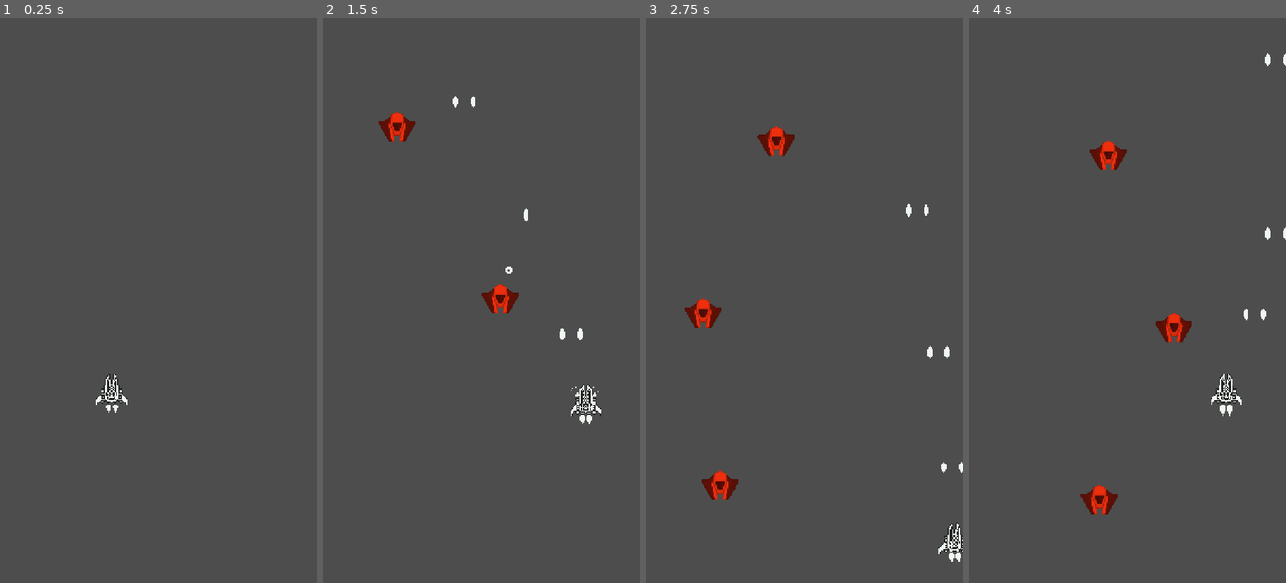
Above: before the commit, frames 1-4 (left to right).
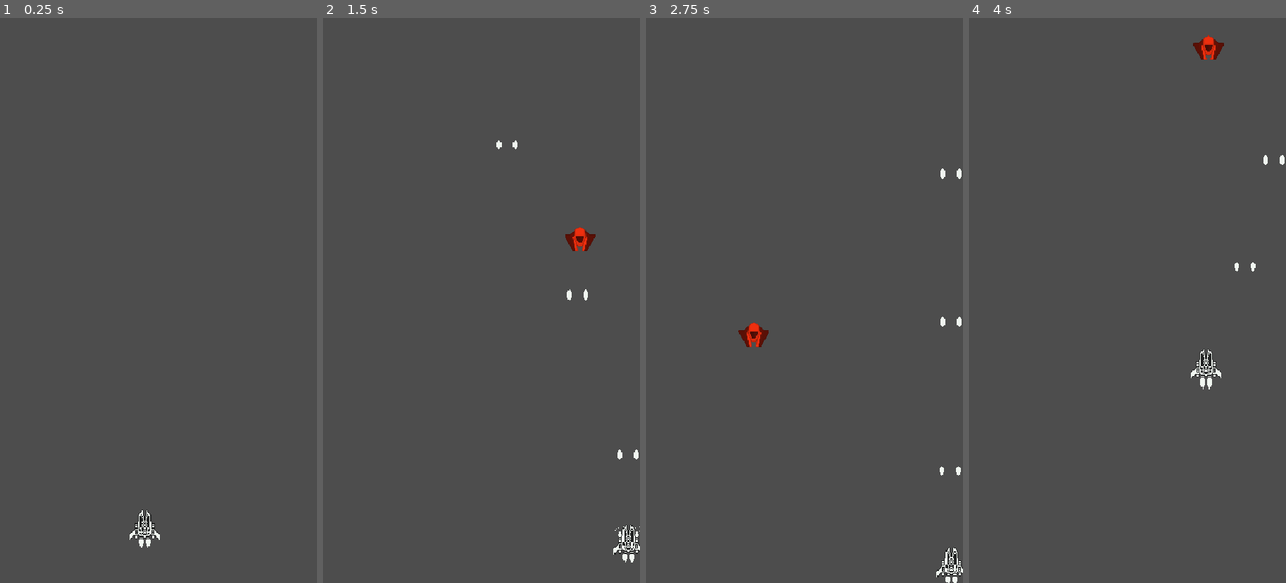
Above: after the commit, the same moments.

Repository: rnakkas/GodotSandbox
Game: Godot game, scene res://ShmupSandbox/Main/Scenes/main.tscn
The game is run twice, just before and just after one commit, with the same random seed, the same clock (stepped at 60 frames per second) and the same inputs.
Inputs (mouse positions are in pixels of both pictures, inside the frame that each line leads up to):
- Up to frame 1 (0.25 s): no input
- Up to frame 2 (1.5 s): tap Enter at 0.5 s; move the mouse to (551, 272) at 0.52 s; press the mouse at (551, 272) at 0.53 s; hold D (move_right) 0.53-1.28 s; move the mouse to (418, 328) at 1.27 s; release the mouse at (418, 328) at 1.28 s; hold S (move_down) from 1.28 s (still down); click (418, 328) at 1.35 s
- Up to frame 3 (2.75 s): move the mouse to (836, 176) at 2.02 s; release S (move_down) at 2.03 s; press the mouse at (836, 176) at 2.03 s; hold D (move_right) from 2.03 s (still down)
- Up to frame 4 (4 s): move the mouse to (1111, 413) at 2.77 s; release D (move_right) at 2.78 s; release the mouse at (1111, 413) at 2.78 s; hold W (move_up) 2.78-3.53 s; click (1111, 413) at 2.85 s; move the mouse to (1222, 385) at 3.52 s; press the mouse at (1222, 385) at 3.53 s; hold A (move_left) from 3.53 s (still down)

The runs differ from the first frame. In frame 1, 0.7% of the frame differs, in the area x 30-51%, y 63-94%; in frame 2, 2.0%; in frame 3, 2.2%; in frame 4, 2.3%, in the area x 35-100%, y 3-88%.

Commit message:
started adding main menu

Diff:
--- a/ShmupSandbox/Enemies/Scenes/rebel_fighter.tscn
+++ b/ShmupSandbox/Enemies/Scenes/rebel_fighter.tscn
@@ -5,7 +5,7 @@
 [ext_resource type="Texture2D" uid="uid://0uiw6fd5nr31" path="res://ShmupSandbox/Assets/Player/spaceship-001-spritesheet-001.png" id="2_77s1a"]
 
 [sub_resource type="CircleShape2D" id="CircleShape2D_flo0d"]
-radius = 37.3363
+radius = 23.0
 
 [sub_resource type="AtlasTexture" id="AtlasTexture_mqof1"]
 atlas = ExtResource("2_77s1a")
@@ -79,7 +79,7 @@
 collision_layer = 8
 collision_mask = 3
 script = ExtResource("1_to7fy")
-hp = 2
+hp = 1
 speed = 350.0
 
 [node name="collider" type="CollisionShape2D" parent="."]
@@ -88,9 +88,9 @@
 
 [node name="body" type="AnimatedSprite2D" parent="."]
 modulate = Color(0.941176, 0.988235, 0, 1)
-scale = Vector2(0.8, 0.8)
+scale = Vector2(0.5, 0.5)
 sprite_frames = SubResource("SpriteFrames_77s1a")
-animation = &"death"
+animation = &"idle"
 autoplay = "idle"
 
 [node name="VisibleOnScreenNotifier2D" type="VisibleOnScreenNotifier2D" parent="."]
--- a/ShmupSandbox/Enemies/Scenes/rebel_interceptor.tscn
+++ b/ShmupSandbox/Enemies/Scenes/rebel_interceptor.tscn
@@ -5,7 +5,7 @@
 [ext_resource type="Texture2D" uid="uid://0uiw6fd5nr31" path="res://ShmupSandbox/Assets/Player/spaceship-001-spritesheet-001.png" id="2_inete"]
 
 [sub_resource type="CircleShape2D" id="CircleShape2D_i7l64"]
-radius = 37.34
+radius = 24.0208
 
 [sub_resource type="AtlasTexture" id="AtlasTexture_mqof1"]
 atlas = ExtResource("2_inete")
@@ -79,15 +79,16 @@
 collision_layer = 8
 collision_mask = 3
 script = ExtResource("1_i7l64")
-hp = 2
+hp = 1
 speed = 650.0
 
 [node name="collider" type="CollisionShape2D" parent="."]
 shape = SubResource("CircleShape2D_i7l64")
+debug_color = Color(0.817086, 0.404717, 0.059545, 0.42)
 
 [node name="body" type="AnimatedSprite2D" parent="."]
 modulate = Color(1, 0.196078, 0.0588235, 1)
-scale = Vector2(0.8, 0.8)
+scale = Vector2(0.5, 0.5)
 sprite_frames = SubResource("SpriteFrames_doy78")
 animation = &"idle"
 autoplay = "idle"
--- a/ShmupSandbox/Main/Scenes/enemy_spawner.tscn
+++ b/ShmupSandbox/Main/Scenes/enemy_spawner.tscn
@@ -7,7 +7,6 @@
 sp_tolerance = 20.0
 
 [node name="enemy_spawn_timer" type="Timer" parent="."]
-wait_time = 0.6
 autostart = true
 
 [connection signal="timeout" from="enemy_spawn_timer" to="." method="_on_enemy_spawn_timer_timeout"]
--- a/ShmupSandbox/Main/Scenes/game.tscn
+++ b/ShmupSandbox/Main/Scenes/game.tscn
@@ -14,13 +14,13 @@
 
 [node name="PlayerShip" parent="." instance=ExtResource("1_cxqyk")]
 unique_name_in_owner = true
-position = Vector2(253, 858)
+position = Vector2(246, 877)
 
 [node name="Camera2D" type="Camera2D" parent="PlayerShip"]
 limit_left = 0
 limit_top = 0
-limit_right = 720
-limit_bottom = 1280
+limit_right = 540
+limit_bottom = 960
 
 [node name="PlayerProjectiles" type="Node2D" parent="."]
 
--- a/ShmupSandbox/Main/Scenes/main.tscn
+++ b/ShmupSandbox/Main/Scenes/main.tscn
@@ -6,4 +6,6 @@
 [node name="Main" type="Node2D"]
 script = ExtResource("1_aucld")
 
+[node name="UI" type="CanvasLayer" parent="."]
+
 [node name="Game" parent="." instance=ExtResource("1_c17wt")]
--- a/ShmupSandbox/Main/Scripts/enemy_spawner.gd
+++ b/ShmupSandbox/Main/Scripts/enemy_spawner.gd
@@ -21,15 +21,17 @@
 
 func spawn_enemy() -> void:
 	var enemy : Area2D = enemy_scenes.pick_random().instantiate()
-	var sp : Vector2 = _get_spawn_point()
+	var sp : Vector2 = _generate_spawn_point()
 	enemy.global_position = sp
 
 	add_enemy_to_game.emit(enemy)
 
-func _get_spawn_point() -> Vector2:
-	var too_close = true
+func _generate_spawn_point() -> Vector2:
+	var too_close : bool = true
 	var sp_x : float
 
+	## Check that the spawn point is not too close to the last 5 spawn points
+	##	to prevent enemies overlapping as much as possible
 	while too_close:
 		sp_x = randf_range(0 + sp_tolerance, viewport_size.x - sp_tolerance)
 		too_close = false
@@ -43,38 +45,7 @@
 	if prev_sp_list.size() > 5:
 		prev_sp_list.remove_at(0)
 
-
-	#print(prev_sp_list.size())
-	#print(prev_sp_list)
-	#
-	#for i:int in range(prev_sp_list.size() - 1):
-		#if abs(sp_x - prev_sp_list[i]) <= sp_tolerance:
-			#sp_x = randf_range(0 + sp_tolerance, viewport_size.x - sp_tolerance)
-			#_populate_prev_sp_list(sp_x)
-			#break
-
-
-	#prev_sp = sp_x
-	#
-	### When new sp is on the right of previous sp
-	#if sp_x <= prev_sp + sp_tolerance:
-		#sp_x = sp_x + sp_tolerance
-		### Stay within screen bounds
-		#if sp_x >= viewport_size.x:
-			#sp_x = viewport_size.x - sp_tolerance
-	### When new sp is on left of previous sp
-	#elif sp_x >= prev_sp - sp_tolerance:
-		#sp_x = sp_x - sp_tolerance
-		### Stay within screen bounds
-		#if sp_x <= 0:
-			#sp_x = sp_tolerance
-
 	return Vector2(sp_x, sp_y)
-
-func _populate_prev_sp_list(sp_x : float) -> void:
-	if prev_sp_list.size() >= 3:
-		prev_sp_list.pop_front()
-	prev_sp_list.append(sp_x)
 
 ## Spawn enemies on timeout
 func _on_enemy_spawn_timer_timeout() -> void:
--- a/ShmupSandbox/Player/Scenes/player_bullet.tscn
+++ b/ShmupSandbox/Player/Scenes/player_bullet.tscn
@@ -90,8 +90,8 @@
 }]
 
 [sub_resource type="CapsuleShape2D" id="CapsuleShape2D_whoyt"]
-radius = 6.5
-height = 32.0
+radius = 4.5
+height = 20.0
 
 [node name="player_bullet" type="Area2D"]
 collision_layer = 2
@@ -100,9 +100,9 @@
 speed = 950.0
 
 [node name="bullet_sprite" type="AnimatedSprite2D" parent="."]
-scale = Vector2(2.5, 2.5)
+scale = Vector2(1.6, 1.6)
 sprite_frames = SubResource("SpriteFrames_eymk2")
-animation = &"hit"
+animation = &"fly"
 autoplay = "fly"
 
 [node name="bullet_collider" type="CollisionShape2D" parent="."]
--- a/ShmupSandbox/Player/Scenes/player_ship.tscn
+++ b/ShmupSandbox/Player/Scenes/player_ship.tscn
@@ -240,7 +240,7 @@
 unique_name_in_owner = true
 z_index = 1
 position = Vector2(0, -13)
-scale = Vector2(2.2, 2.2)
+scale = Vector2(1.6, 1.6)
 sprite_frames = SubResource("SpriteFrames_20w05")
 animation = &"idle"
 
@@ -249,7 +249,7 @@
 position = Vector2(-4, 18.9091)
 scale = Vector2(1.1, 1.1)
 sprite_frames = SubResource("SpriteFrames_ekk4r")
-animation = &"death"
+animation = &"idle"
 
 [node name="ThrusterR" type="AnimatedSprite2D" parent="Body"]
 unique_name_in_owner = true
@@ -260,13 +260,13 @@
 
 [node name="MuzzleL" type="Marker2D" parent="."]
 unique_name_in_owner = true
-position = Vector2(-20, -33)
+position = Vector2(-14, -27)
 
 [node name="MuzzleFlashL" type="AnimatedSprite2D" parent="MuzzleL"]
 unique_name_in_owner = true
-scale = Vector2(2.3, 2.3)
+scale = Vector2(1.6, 1.6)
 sprite_frames = SubResource("SpriteFrames_45j1j")
-animation = &"idle"
+animation = &"shoot"
 autoplay = "idle"
 
 [node name="Collider" type="CollisionShape2D" parent="."]
@@ -276,19 +276,19 @@
 
 [node name="MuzzleR" type="Marker2D" parent="."]
 unique_name_in_owner = true
-position = Vector2(20, -33)
+position = Vector2(14, -27)
 
 [node name="MuzzleFlashR" type="AnimatedSprite2D" parent="MuzzleR"]
 unique_name_in_owner = true
-scale = Vector2(2.3, 2.3)
+scale = Vector2(1.6, 1.6)
 sprite_frames = SubResource("SpriteFrames_ia6lr")
-animation = &"idle"
+animation = &"shoot"
 autoplay = "idle"
 
 [node name="hurtbox" type="Area2D" parent="."]
 collision_mask = 24
 
 [node name="CollisionPolygon2D" type="CollisionPolygon2D" parent="hurtbox"]
-polygon = PackedVector2Array(-35, 4, -23, -9, -23, -22, -18, -22, -15, -41, -5, -52, 6, -52, 14, -41, 18, -21, 23, -21, 23, -8, 35, 4, 35, 17, -35, 17)
+polygon = PackedVector2Array(-16, -5, -11, -17, -7, -17, -7, -19, -7, -26, -3, -31, 2, -31, 7, -26, 7, -19, 8, -17, 11, -17, 16, -5, 16, 1, -16, 1)
 
 [connection signal="area_entered" from="hurtbox" to="." method="_on_hurtbox_area_entered"]
--- /dev/null
+++ b/ShmupSandbox/UI/Scenes/main_menu.tscn
@@ -0,0 +1,90 @@
+[gd_scene load_steps=4 format=3 uid="uid://dw1uu0vpx6e46"]
+
+[ext_resource type="Script" uid="uid://cv1tb3kosvc8x" path="res://ShmupSandbox/UI/Scripts/parallax_background.gd" id="1_70k6g"]
+[ext_resource type="Texture2D" uid="uid://db1kvoxnhwk4t" path="res://ShmupSandbox/Assets/ParallaxBackgrounds/black.png" id="1_n1a8v"]
+[ext_resource type="FontFile" uid="uid://biycie4kaffui" path="res://ShmupSandbox/Assets/Fonts/SPLCF.ttf" id="3_v14c2"]
+
+[node name="main_menu" type="Control"]
+layout_mode = 3
+anchors_preset = 15
+anchor_right = 1.0
+anchor_bottom = 1.0
+grow_horizontal = 2
+grow_vertical = 2
+
+[node name="ParallaxBackground" type="ParallaxBackground" parent="."]
+script = ExtResource("1_70k6g")
+scroll_speed = 150.0
+
+[node name="ParallaxLayer" type="ParallaxLayer" parent="ParallaxBackground"]
+motion_scale = Vector2(0, 0.5)
+motion_mirroring = Vector2(0, 960)
+
+[node name="Sprite2D" type="Sprite2D" parent="ParallaxBackground/ParallaxLayer"]
+position = Vector2(271.5, 478.5)
+scale = Vector2(2.10547, 3.76172)
+texture = ExtResource("1_n1a8v")
+
+[node name="MarginContainer" type="MarginContainer" parent="."]
+layout_mode = 1
+anchors_preset = 15
+anchor_right = 1.0
+anchor_bottom = 1.0
+grow_horizontal = 2
+grow_vertical = 2
+theme_override_constants/margin_left = 50
+theme_override_constants/margin_top = 50
+theme_override_constants/margin_right = 50
+theme_override_constants/margin_bottom = 50
+
+[node name="VBoxContainer" type="VBoxContainer" parent="MarginContainer"]
+layout_mode = 2
+theme_override_constants/separation = 70
+
+[node name="separator" type="Control" parent="MarginContainer/VBoxContainer"]
+layout_mode = 2
+
+[node name="separator3" type="Control" parent="MarginContainer/VBoxContainer"]
+layout_mode = 2
+
+[node name="Title" type="Label" parent="MarginContainer/VBoxContainer"]
+layout_mode = 2
+theme_override_colors/font_color = Color(0.941176, 0.964706, 0.941176, 1)
+theme_override_fonts/font = ExtResource("3_v14c2")
+theme_override_font_sizes/font_size = 116
+text = "GAME TITLE"
+horizontal_alignment = 1
+
+[node name="Button" type="Button" parent="MarginContainer/VBoxContainer"]
+layout_mode = 2
+size_flags_horizontal = 4
+theme_override_fonts/font = ExtResource("3_v14c2")
+theme_override_font_sizes/font_size = 70
+text = "PLAY"
+flat = true
+
+[node name="Button2" type="Button" parent="MarginContainer/VBoxContainer"]
+layout_mode = 2
+size_flags_horizontal = 4
+size_flags_vertical = 4
+theme_override_fonts/font = ExtResource("3_v14c2")
+theme_override_font_sizes/font_size = 70
+text = "Options"
+flat = true
+
+[node name="Button3" type="Button" parent="MarginContainer/VBoxContainer"]
+layout_mode = 2
+size_flags_horizontal = 4
+theme_override_fonts/font = ExtResource("3_v14c2")
+theme_override_font_sizes/font_size = 70
+text = "Hi-Scores"
+flat = true
+
+[node name="Button4" type="Button" parent="MarginContainer/VBoxContainer"]
+layout_mode = 2
+size_flags_horizontal = 4
+size_flags_vertical = 4
+theme_override_fonts/font = ExtResource("3_v14c2")
+theme_override_font_sizes/font_size = 70
+text = "Quit"
+flat = true
--- /dev/null
+++ b/ShmupSandbox/UI/Scripts/parallax_background.gd
@@ -0,0 +1,8 @@
+extends ParallaxBackground
+
+@onready var background_layer : ParallaxLayer = $ParallaxLayer
+
+@export var scroll_speed : float = 50.0
+
+func _process(delta: float) -> void:
+	background_layer.motion_offset.y += scroll_speed * delta
--- a/project.godot
+++ b/project.godot
@@ -17,8 +17,8 @@
 
 [display]
 
-window/size/viewport_width=720
-window/size/viewport_height=1280
+window/size/viewport_width=540
+window/size/viewport_height=960
 window/stretch/mode="canvas_items"
 window/stretch/aspect="expand"
 window/handheld/orientation=1
Binary file added: ShmupSandbox/Assets/Fonts/SPLCF.ttf
Not shown, added: ShmupSandbox/Assets/Fonts/SPLCF.ttf.import
Binary file added: ShmupSandbox/Assets/ParallaxBackgrounds/black.png
Not shown, added: ShmupSandbox/Assets/ParallaxBackgrounds/black.png.import
Binary file added: ShmupSandbox/Assets/ParallaxBackgrounds/blue.png
Not shown, added: ShmupSandbox/Assets/ParallaxBackgrounds/blue.png.import
Not shown, added: ShmupSandbox/UI/Scripts/parallax_background.gd.uid
